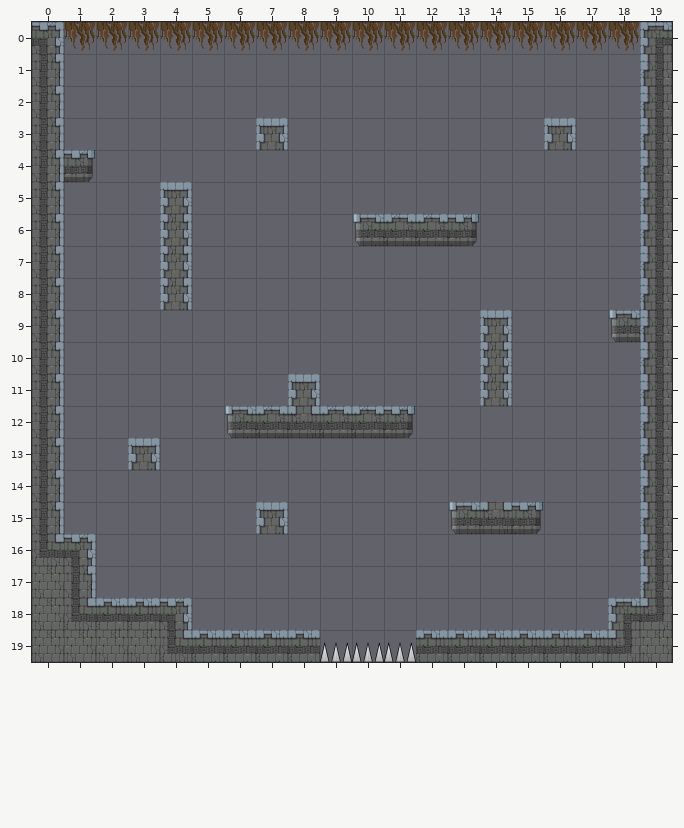
Tiled map: assets/tilemaps/source/joust-alpha-1.tmx. Above, as it was before the edit.
Cells are 64x64 px. Shown: x 0..19, y 0..19.
Once edited:
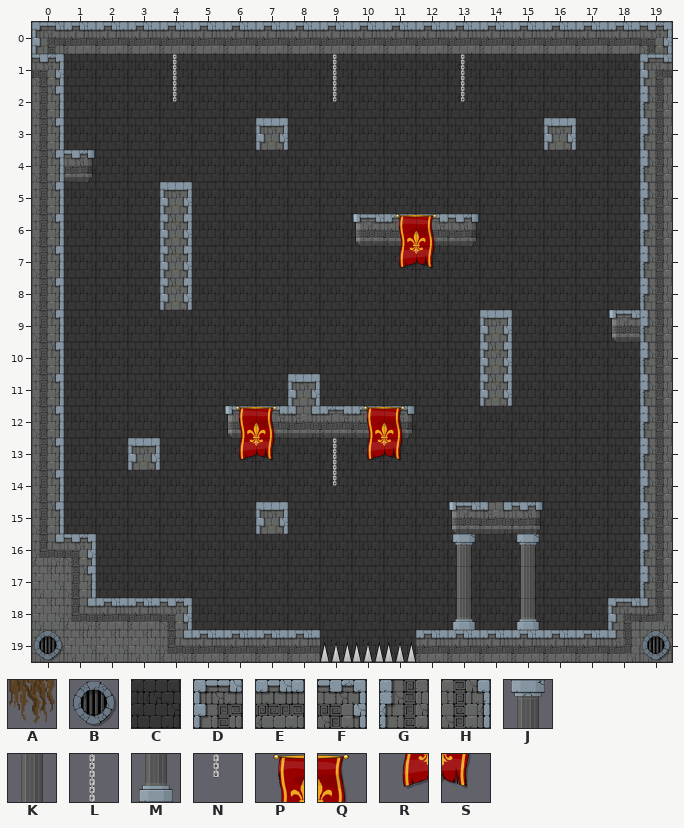
Key: from "skin1-tileset": A 6, B 54, C 64, D 65, E 66, F 67, G 81, H 83, J 101, K 117, L 118, M 133, N 134, P 135, Q 136, R 151, S 152.
_ is an empty cell, . an unchanged one.
Tiles of an added or newly shown layer are drawn over the layers below it.
Edits made:
--- layer "bg" (added)
@@ x 1..18 @@
- 1 __________________
- 2 __________________
- 3 ______.________.__
- 4 __________________
- 5 ___.______________
- 6 ___.______..______
- 7 ___.______________
- 8 ___.______________
- 9 _____________.____
-10 _____________.____
-11 _______._____.____
-12 ______....________
-13 __._______________
-14 __________________
-15 ______.______.____
-16 .____________.____
-17 .____________.____
-18 ...._________.___.
-19 ........___.......
+ 1 CCCCCCCCCCCCCCCCCC
+ 2 CCCCCCCCCCCCCCCCCC
+ 3 CCCCCC.CCCCCCCC.CC
+ 4 CCCCCCCCCCCCCCCCCC
+ 5 CCC.CCCCCCCCCCCCCC
+ 6 CCC.CCCCCC..CCCCCC
+ 7 CCC.CCCCCCCCCCCCCC
+ 8 CCC.CCCCCCCCCCCCCC
+ 9 CCCCCCCCCCCCC.CCCC
+10 CCCCCCCCCCCCC.CCCC
+11 CCCCCCC.CCCCC.CCCC
+12 CCCCCC....CCCCCCCC
+13 CC.CCCCCCCCCCCCCCC
+14 CCCCCCCCCCCCCCCCCC
+15 CCCCCC.CCCCCC.CCCC
+16 .CCCCCCCCCCCC.CCCC
+17 .CCCCCCCCCCCC.CCCC
+18 ....CCCCCCCCC.CCC.
+19 ........CCC.......
--- layer "barriers"
@@ x 0..19 @@
- 0 FAAAAAAAAAAAAAAAAAAD
- 1 H..................G
+ 0 DEEEEEEEEEEEEEEEEEEF
+ 1 F..................D
--- layer "fg" (added)
@@ x 4..13 @@
- 1 _...._..._
- 2 _...._..._
+ 1 L....L...L
+ 2 N....N...N
@@ x 11..12 @@
- 6 __
- 7 __
+ 6 PQ
+ 7 RS
@@ x 6..11 @@
-12 __..__
-13 __.___
-14 ..._..
+12 PQ..PQ
+13 RS.LRS
+14 ...N..
@@ x 0..19 @@
-16 .............___....
-17 .............___....
-18 .............___....
-19 _.................._
+16 .............JCJ....
+17 .............KCK....
+18 .............MCM....
+19 B..................B
Pixel boxes of the changes (left, top, right, bottom) in both pictures:
changed: (32, 22, 672, 662)
